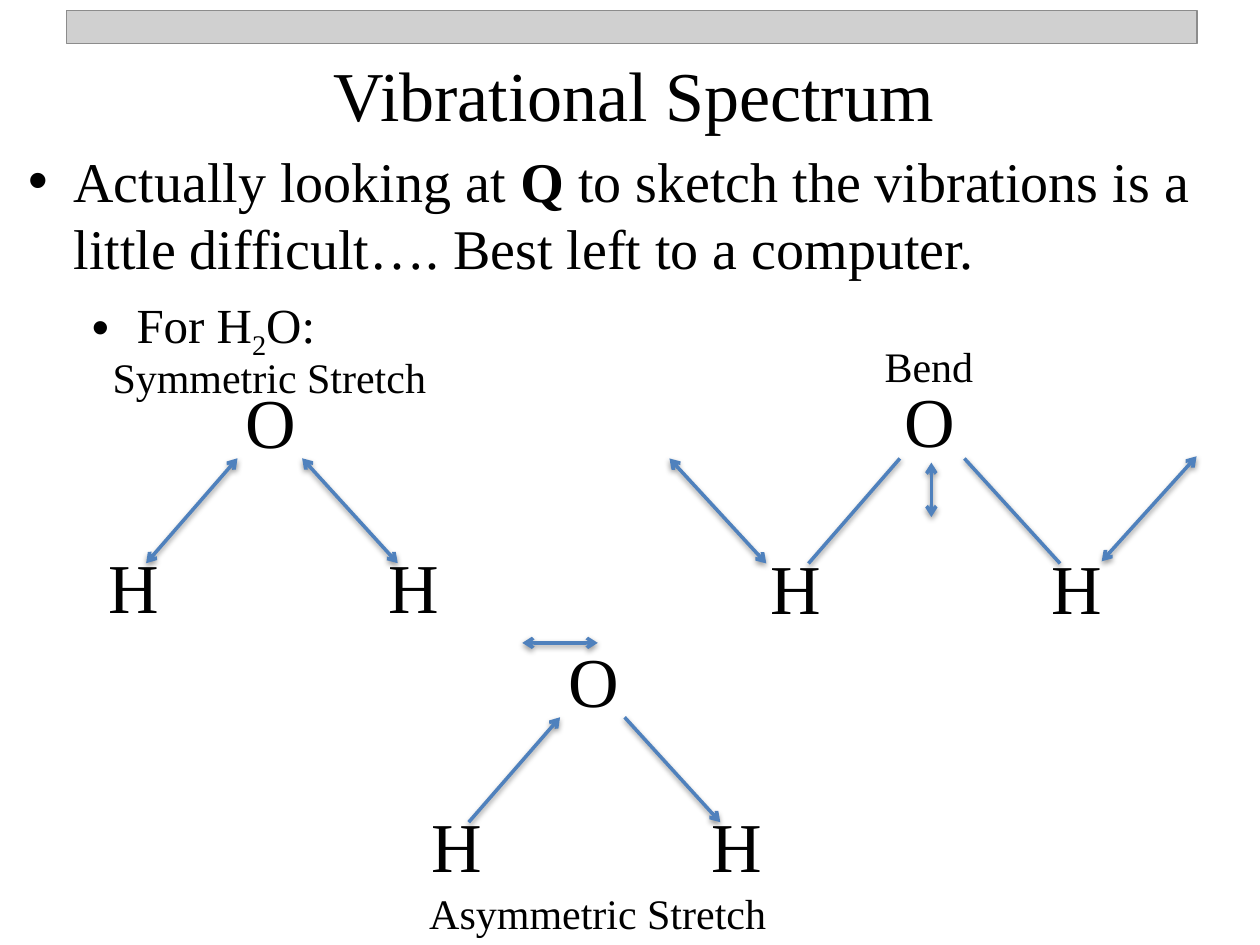
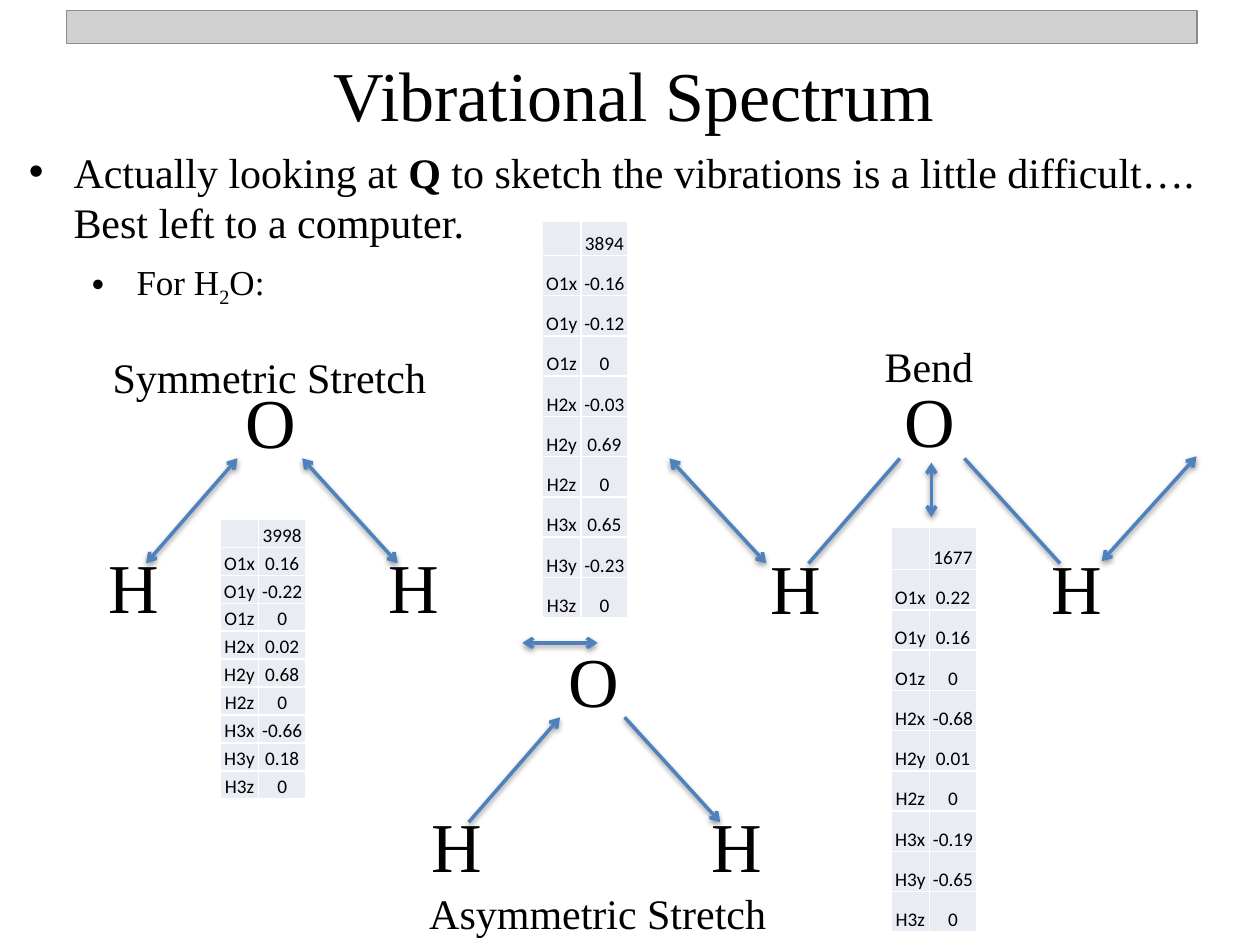
Before and after one commit to npetraco/CHE302, a slide deck: slide 14 of Notes/10_vib_spectroscopy.pptx (slide 12 before the commit). Drawn at 1260x945 pixels with LibreOffice and Linux fonts; fonts in the diff are those of the drawing; grey boxes stand for pictures. Boxes give left, top, right and bottom in pixels: in the first picture for what was removed or moved away, otherwise in the second. Text is boxed around its words. In the diff, an @@ line names an element or a change of style, - is before the commit and + after.

Commit message:
update

```diff
--- a/Notes/10_vib_spectroscopy.pptx
+++ b/Notes/10_vib_spectroscopy.pptx
@@ text "Actually looking at Q to ..." at box(74, 158, 1194, 296): size 32 to 24 pt; size 28 to 20 pt in "For H2O:" @@
@@ table added at box(543, 222, 629, 617), 10 rows, 2 columns @@
+ | 3894
+O1x | -0.16
+O1y | -0.12
+O1z | 0
+H2x | -0.03
+H2y | 0.69
+H2z | 0
+H3x | 0.65
+H3y | -0.23
+H3z | 0
@@ table added at box(220, 519, 306, 799), 10 rows, 2 columns @@
+ | 3998
+O1x | 0.16
+O1y | -0.22
+O1z | 0
+H2x | 0.02
+H2y | 0.68
+H2z | 0
+H3x | -0.66
+H3y | 0.18
+H3z | 0
@@ table added at box(891, 528, 976, 932), 10 rows, 2 columns @@
+ | 1677
+O1x | 0.22
+O1y | 0.16
+O1z | 0
+H2x | -0.68
+H2y | 0.01
+H2z | 0
+H3x | -0.19
+H3y | -0.65
+H3z | 0
```
Also in this commit, not shown: 1 other slide changed, 3 slides added.
